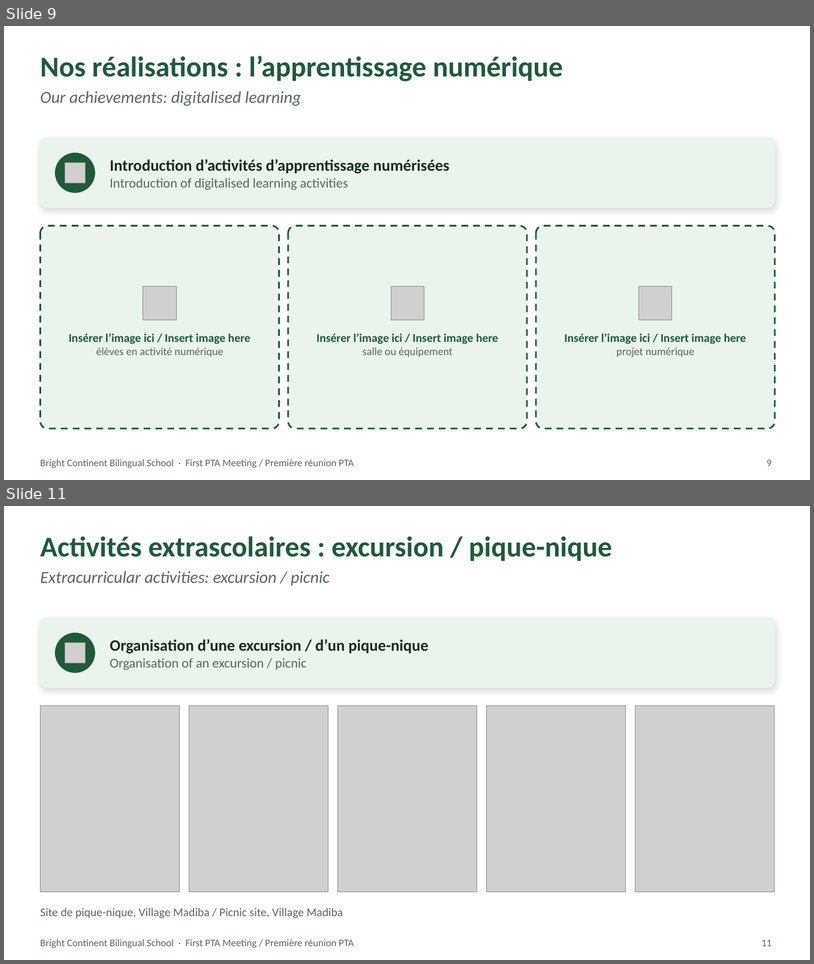
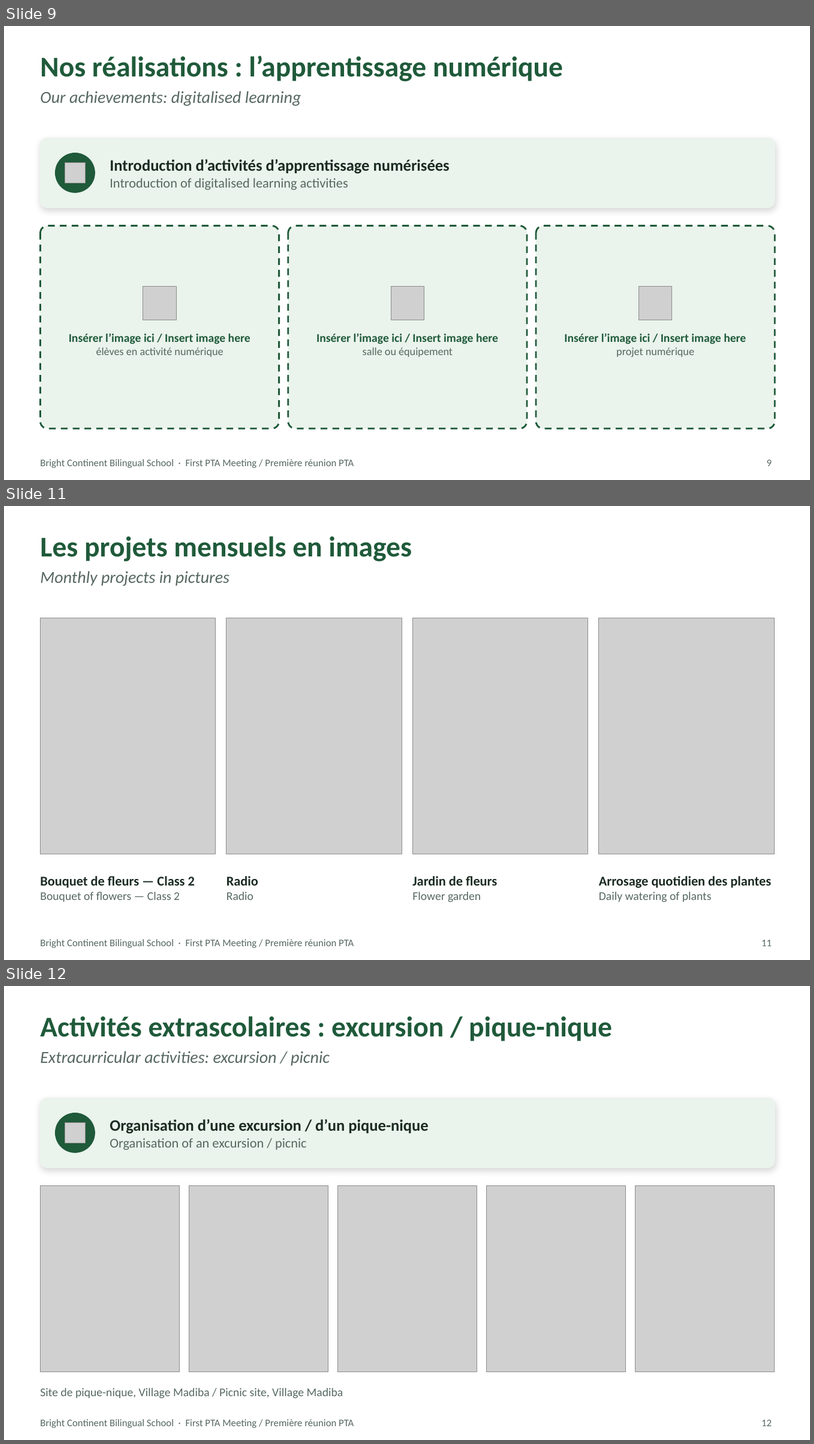
Before and after one commit to hassandevpro/Code, a slide deck: PTA_Meeting_BCBS/BCBS_First_PTA_Meeting.pptx. Shown one above the other, each under a label of ours: slides 9 and 11 before the commit, slides 9, 11 and 12 after it; the slides between them are not shown. The pictures are 814x964 and 814x1444 pixels, drawn with LibreOffice and Linux fonts; fonts in the diff are those of the drawing; grey boxes stand for pictures; background and template pictures are left out. Boxes give left, top, right and bottom in pixels: in the first picture for what was removed or moved away, otherwise in the second. Text is boxed around its words. In the diff, an @@ line names an element or a change of style, - is before the commit and + after.

```diff
--- a/PTA_Meeting_BCBS/BCBS_First_PTA_Meeting.pptx
+++ b/PTA_Meeting_BCBS/BCBS_First_PTA_Meeting.pptx
@@ slide 11 added at (4,506,810,960), background #FFFFFF; not listed: 1 template element that a slide beside it also shows @@
@@ title added at (40,536,412,561), 34 pt, text #1F5A3A, bold @@
+Les projets mensuels en images
@@ text added at (40,571,230,586), 20 pt, text #566860, italic @@
+Monthly projects in pictures
@@ picture added at (40,618,216,854) @@
@@ picture added at (227,618,402,854) @@
@@ picture added at (413,618,588,854) @@
@@ picture added at (599,618,775,854) @@
@@ text added at (40,876,195,901), 14 pt, text #566860 @@
+Bouquet de fleurs — Class 2
+Bouquet of flowers — Class 2
@@ text added at (227,876,258,900), 16 pt, text #1B2B22, bold @@
+Radio
+Radio
@@ text added at (413,876,497,902), 16 pt, text #1B2B22, bold @@
+Jardin de fleurs
+Flower garden
@@ text added at (599,876,771,902), 16 pt, text #1B2B22, bold @@
+Arrosage quotidien des plantes
+Daily watering of plants
@@ page number added at (762,939,772,946), 12 pt, text #566860 @@
+11
@@ what was slide 11 is now slide 12 @@
@@ page number at (762,1419,772,1426): text changed @@
-11
+12
```
Also in this commit, not shown: 1 slide changed.
